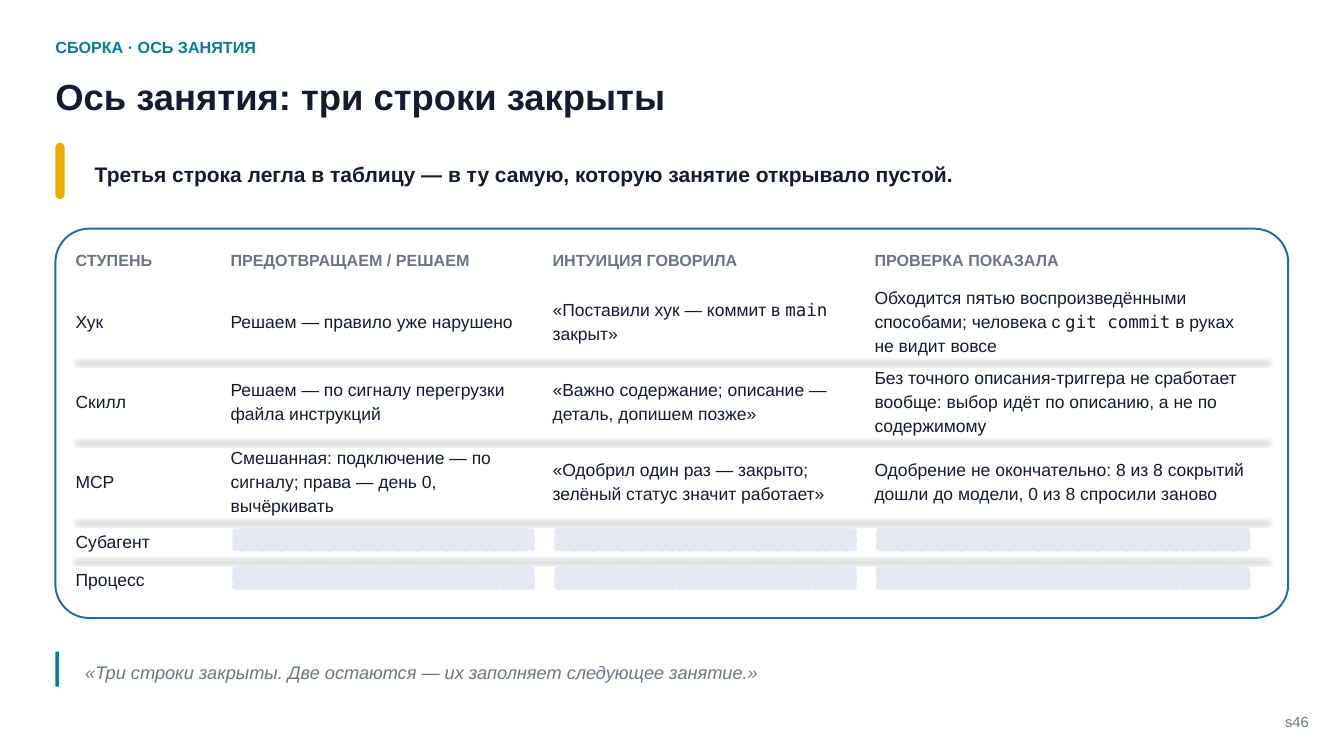
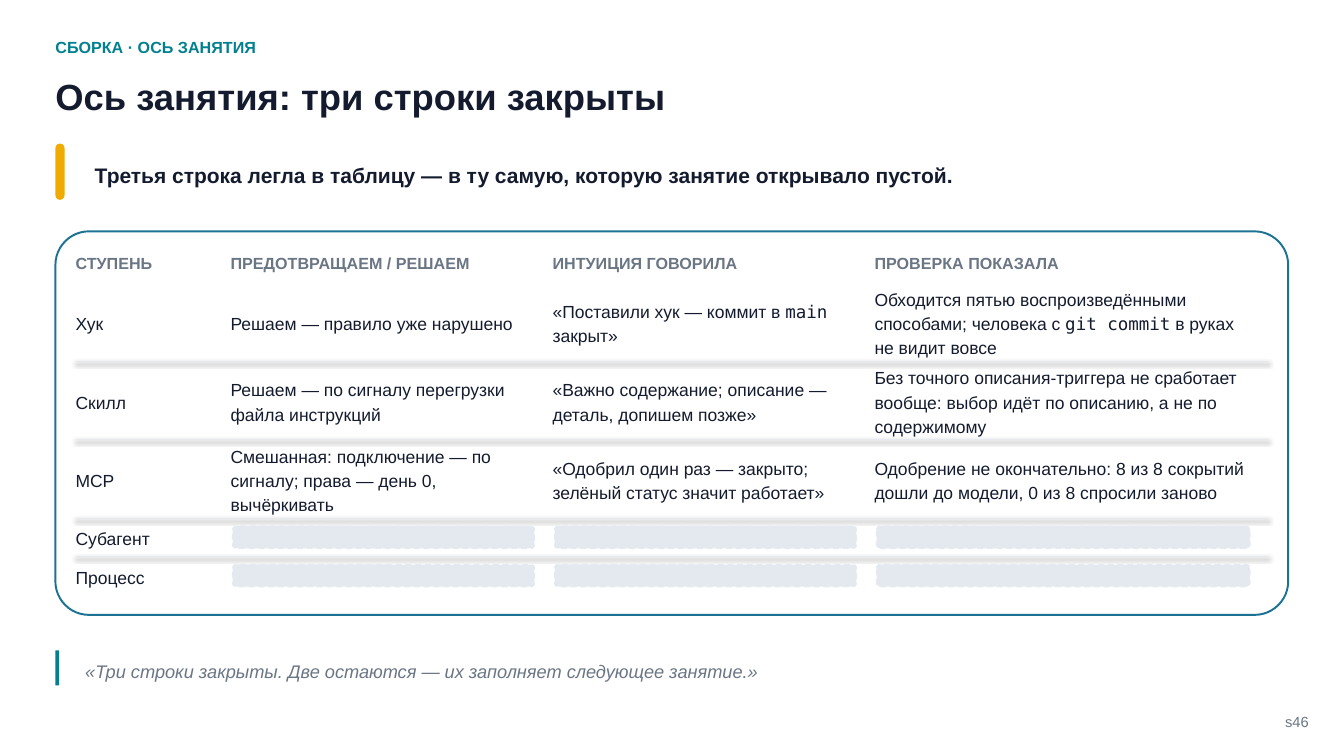
Before and after one commit to tellina-study/AI-usage-lessons, a slide deck: slide 46 of library/seminars/sem-05/rendered/sem-05.pptx. Drawn at 1344x756 pixels with LibreOffice and Linux fonts; fonts in the diff are those of the drawing. Boxes give left, top, right and bottom in pixels: in the first picture for what was removed or moved away, otherwise in the second. Text is boxed around its words. In the diff, an @@ line names an element or a change of style, - is before the commit and + after.

```diff
--- a/library/seminars/sem-05/rendered/sem-05.pptx
+++ b/library/seminars/sem-05/rendered/sem-05.pptx
@@ rounded rectangle at box(55, 232, 1289, 615): proportions changed @@
@@ line moved from (76, 560) - (1268, 560) to (76, 557) - (1268, 557) @@
```
Also in this commit, not shown: 18 other slides changed, 7 other files.
